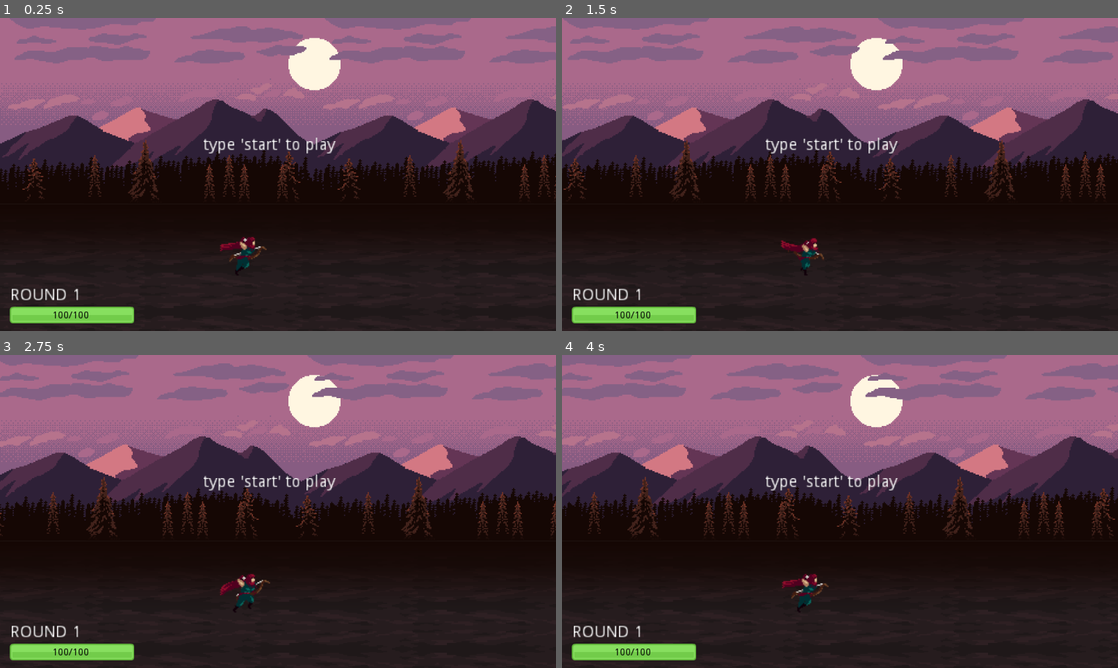
Above: before the commit, frames 1-4 (two rows, left to right).
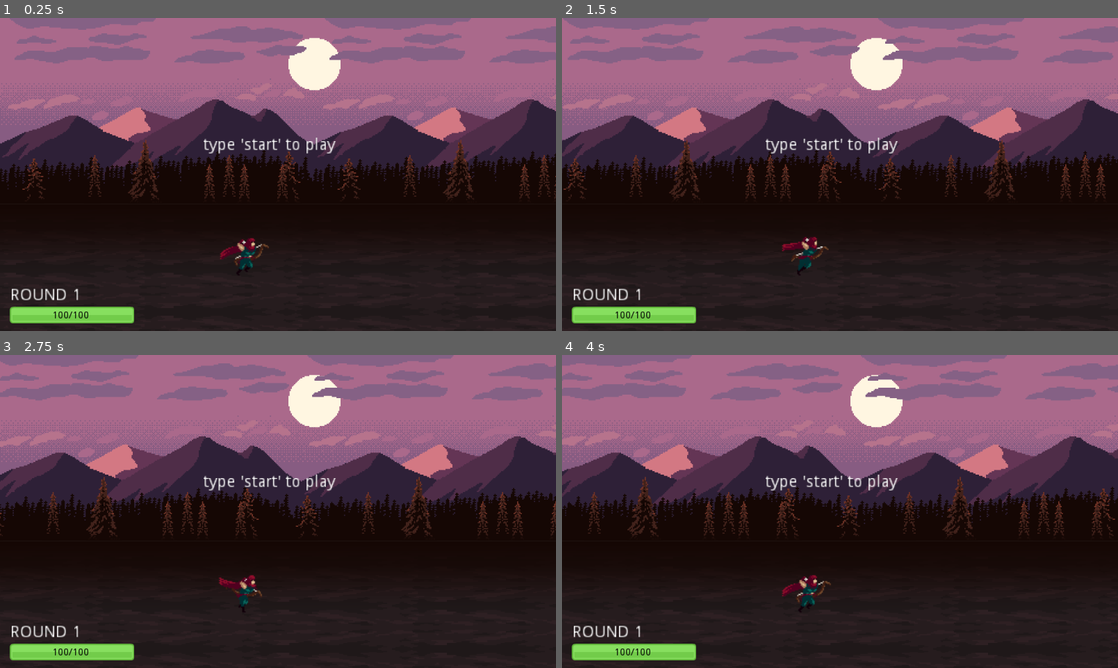
Above: after the commit, the same moments.

Repository: ACubed/Archetype
Game: Godot game, scene res://Scenes/World.tscn
Same seed, same stepped clock (60 frames per second), same inputs: the game is played once before the commit and once after it.
Inputs:
- Up to frame 1 (0.25 s): no input
- Up to frame 2 (1.5 s): tap Enter at 0.5 s; tap Backspace at 0.6, 1.35 s; tap Space at 0.77 s
- Up to frame 3 (2.75 s): tap Space at 1.52 s; tap Backspace at 2.1 s
- Up to frame 4 (4 s): tap Backspace at 2.85, 3.6 s; tap Space at 3.02, 3.77 s

The runs differ from the first frame. In frame 1, 0.4% of the frame differs, in the area x 39-49%, y 70-81%; in frame 2, 0.3%; in frame 3, 0.3%; in frame 4, 0.4%, in the area x 39-49%, y 70-82%.

Commit message:
Fix string conversion

Diff:
--- a/Scenes/World.tscn
+++ b/Scenes/World.tscn
@@ -726,7 +726,7 @@
 scale = Vector2( 2, 2 )
 frames = SubResource( 96 )
 animation = "Run"
-frame = 1
+frame = 6
 playing = true
 
 [node name="buffer" type="RichTextLabel" parent="."]
--- a/Scripts/read_input.gd
+++ b/Scripts/read_input.gd
@@ -98,7 +98,7 @@
 					else:
 						health_bar.set_progress_texture(green_health)
 					$hp_bar/health_label.parse_bbcode(
-						"[center]" + health_bar.value + "/100[/center]"
+						str("[center]", health_bar.value, "/100[/center]")
 					)
 
 func start_wave():
